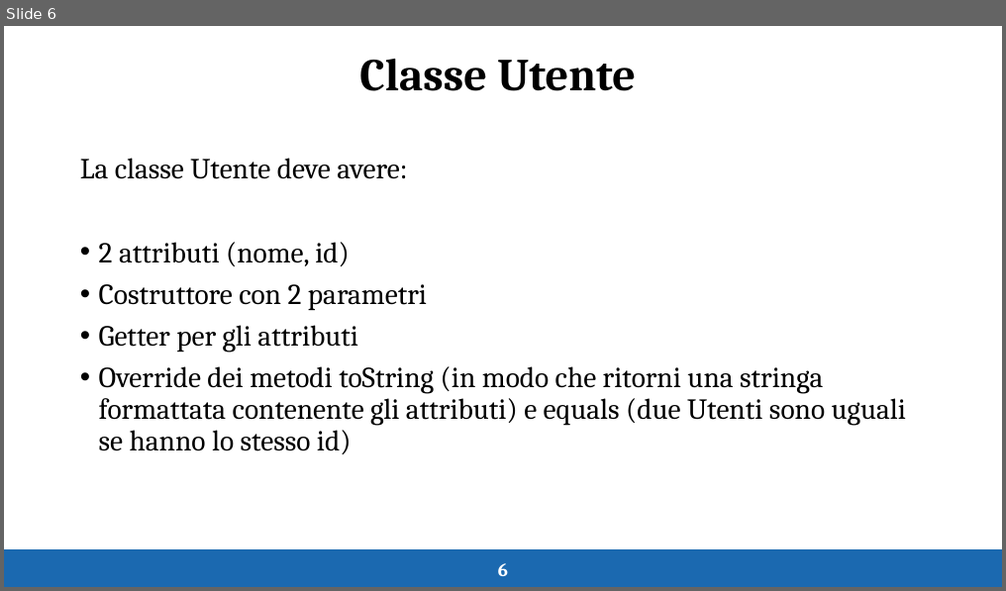
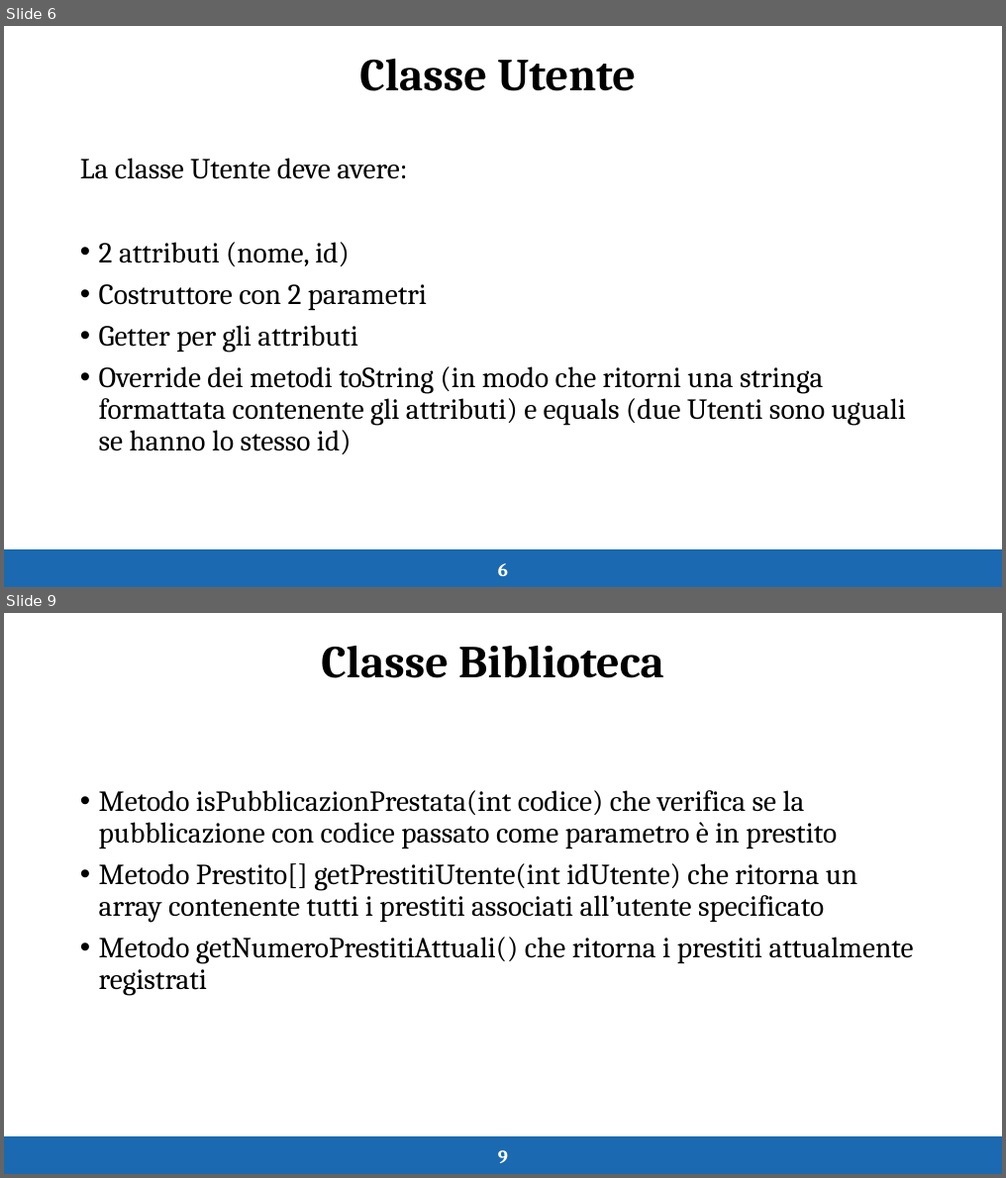
Before and after one commit to unipr-org/tutorati, a slide deck: FdP-B 2026/Esercitazione 8/Es8.pptx. Shown one above the other, each under a label of ours: slide 6 before the commit, slides 6 and 9 after it; the slides between them are not shown. The pictures are 1006x591 and 1006x1178 pixels, drawn with LibreOffice and Linux fonts; fonts in the diff are those of the drawing. Boxes give left, top, right and bottom in pixels: in the first picture for what was removed or moved away, otherwise in the second. Text is boxed around its words. In the diff, an @@ line names an element or a change of style, - is before the commit and + after.

```diff
--- a/FdP-B 2026/Esercitazione 8/Es8.pptx
+++ b/FdP-B 2026/Esercitazione 8/Es8.pptx
@@ slide 9 added at [4, 613, 1002, 1174], background #FFFFFF @@
@@ text added at [321, 646, 664, 678], 44 pt, text #000000, bold @@
+Classe Biblioteca
@@ text added at [99, 790, 914, 995], 28 pt, text #000000 @@
+• Metodo isPubblicazionPrestata(int codice) che verifica se la pubblicazione con codice passato come parametro è in prestito
+• Metodo Prestito[] getPrestitiUtente(int idUtente) che ritorna un array contenente tutti i prestiti associati all’utente specificato
+• Metodo getNumeroPrestitiAttuali() che ritorna i prestiti attualmente registrati
@@ rectangle added at [4, 1138, 1002, 1174], fill #1B69B0, outline #1B69B0 1.5 pt @@
@@ text added at [498, 1151, 508, 1163], 18 pt, text #FFFFFF, bold @@
+9
```
Also in this commit, not shown: 3 slides changed, 2 other slides added, 7 other files.
